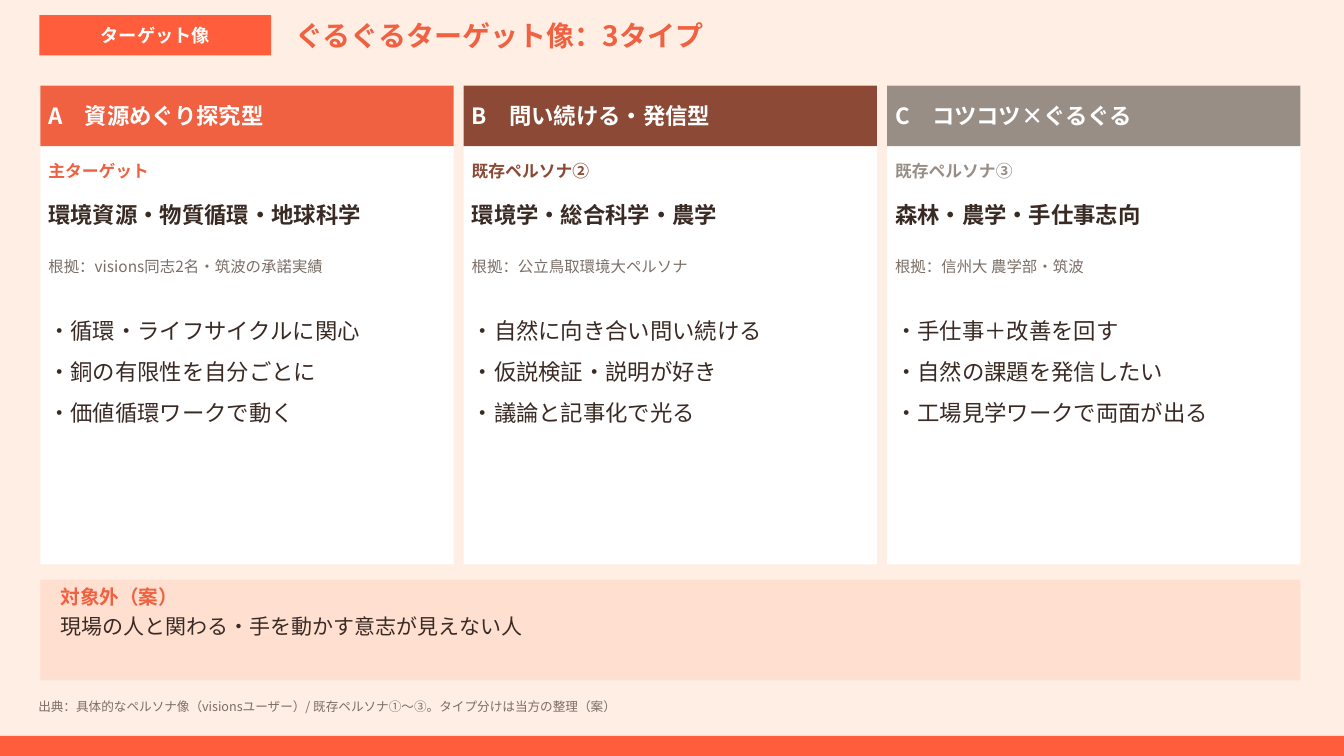
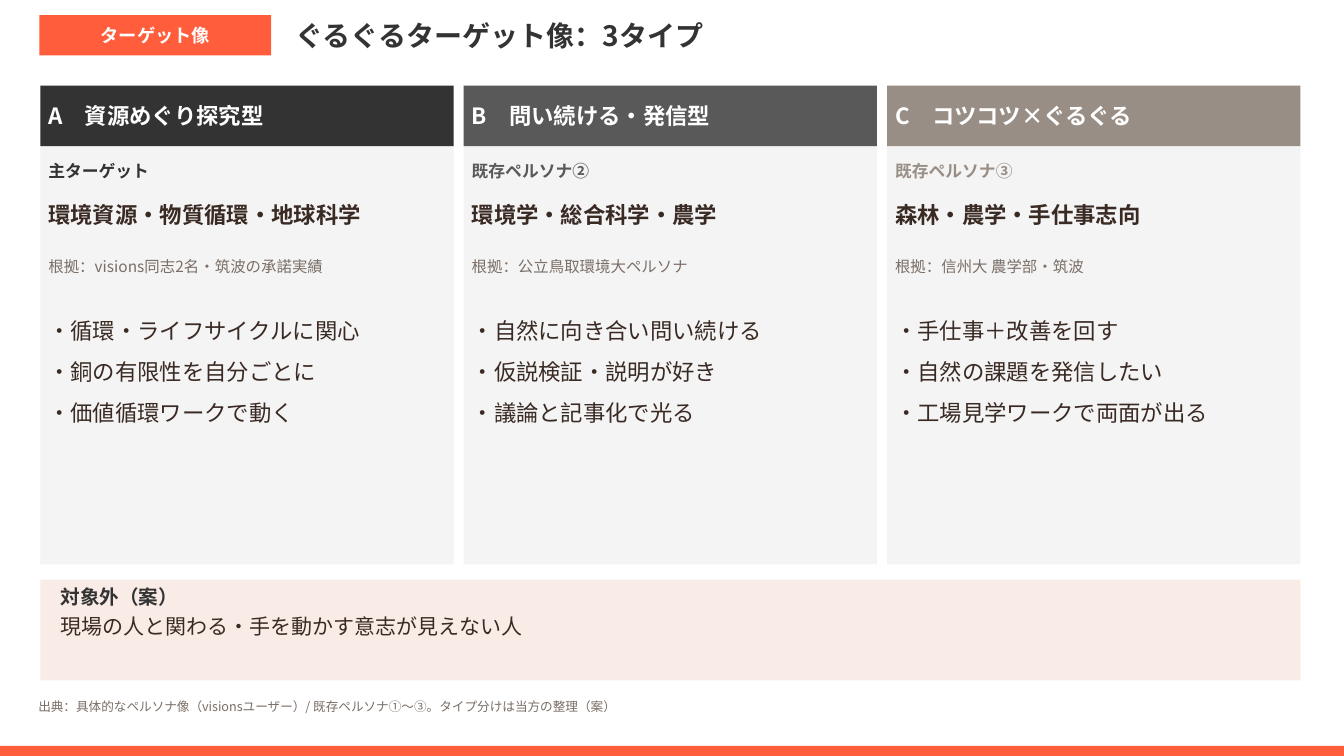
Before and after one commit to tatatatachan/claude, a slide deck: slide 4 of guruguru/guruguru_target_tour.pptx. Drawn at 1344x756 pixels with LibreOffice and Linux fonts; fonts in the diff are those of the drawing. Boxes give left, top, right and bottom in pixels: in the first picture for what was removed or moved away, otherwise in the second. Text is boxed around its words. In the diff, an @@ line names an element or a change of style, - is before the commit and + after.

```diff
--- a/guruguru/guruguru_target_tour.pptx
+++ b/guruguru/guruguru_target_tour.pptx
@@ background #FFEEE4 to #FFFFFF @@
@@ text "ぐるぐるターゲット像：3タイプ" at (295,22,703,49): text colour #F06142 to #333333 @@
@@ rectangle "A 資源めぐり探究型" at (40,86,454,146): fill #F06142 to #333333 @@
@@ fill #FFFFFF to #F4F4F4 in 3 elements at (464,86,877,565), (887,86,1301,565), (40,86,454,565) @@
@@ rectangle "B 問い続ける・発信型" at (464,86,877,146): fill #8C4A36 to #595959 @@
@@ text "主ターゲット" at (48,163,149,179): text colour #F06142 to #333333 @@
@@ text "既存ペルソナ②" at (472,162,589,179): text colour #8C4A36 to #595959 @@
@@ rectangle "対象外（案）" at (40,580,1301,681): fill #FFE0D0 to #F9ECE6 @@
@@ text in rectangle at (60,587,178,606): text colour #F06142 to #333333 in "対象外（案）" @@
@@ rectangle: place and size @@
-rectangle at (0,736,1344,756)
+rectangle at (0,746,1344,756)
```
Also in this commit, not shown: 6 other slides changed, 5 other files.
